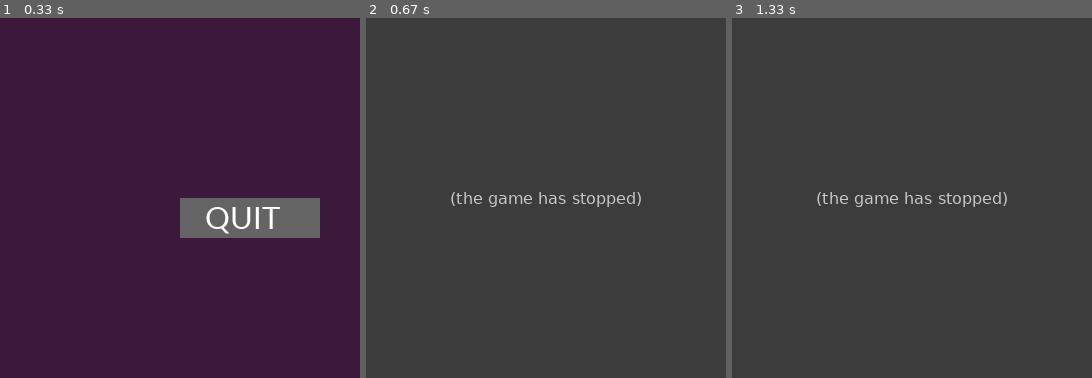
Above: before the commit, frames 1-3 (left to right).
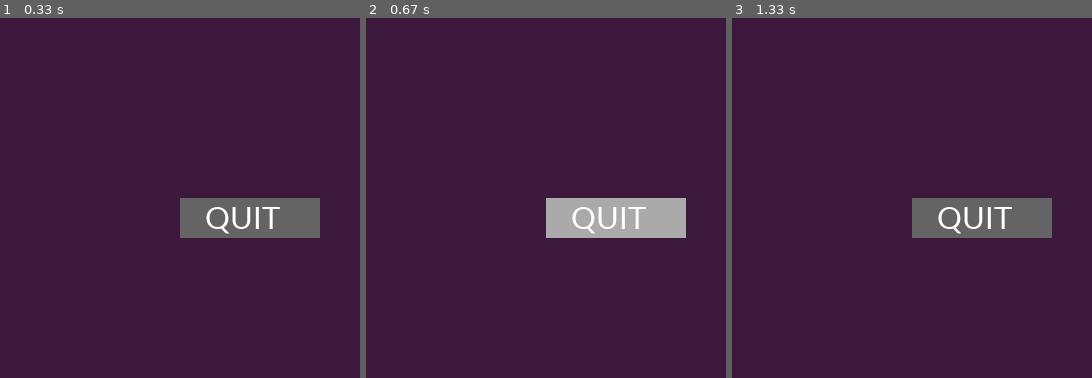
Above: after the commit, the same moments.

Repository: jamad/jamad.github.io
Game: pygame game, started from wasm/simple_button/main.py
The game is run twice, just before and just after one commit, with the same random seed, the same clock (stepped at 60 frames per second) and the same inputs.
Inputs (mouse positions are in pixels of both pictures, inside the frame that each line leads up to):
- Up to frame 1 (0.33 s): no input
- Up to frame 2 (0.67 s): click (546, 198) at 0.38 s
- Up to frame 3 (1.33 s): click (825, 201) at 0.72 s

Frame 1 is identical in both runs. In frame 2, 100% of the frame differs, in the area x 0-100%, y 0-100%; in frame 3, 100%.
Before the commit the program exited at 0.38 s; later frames show no game.

Commit message:
Update main.py

Diff:
--- a/wasm/simple_button/main.py
+++ b/wasm/simple_button/main.py
@@ -5,17 +5,16 @@
 w=h=360
 screen = pygame.display.set_mode((h,w) )
 smallfont = pygame.font.SysFont('Corbel',35)
-text = smallfont.render('QUIT' , True , (255,255,255) )
 
 async def main(): # step2
 	while True:
+		text = smallfont.render('QUIT' , True , (255,255,255) )
 		x,y = pygame.mouse.get_pos()
 		hoverover=0 <= x-w/2 <= 140 and 0 <= y-h/2 <= 40
 
 		for ev in pygame.event.get():
 			if ev.type == pygame.QUIT or (ev.type == pygame.MOUSEBUTTONDOWN and hoverover):
-				pygame.quit()
-				sys.exit()
+				text = smallfont.render('Clicked Button!' , True , (255,255,255) )
 
 		screen.fill((60,25,60))
 		pygame.draw.rect(screen,((100,100,100) ,(170,170,170) )[hoverover],[w/2,h/2,140,40])
